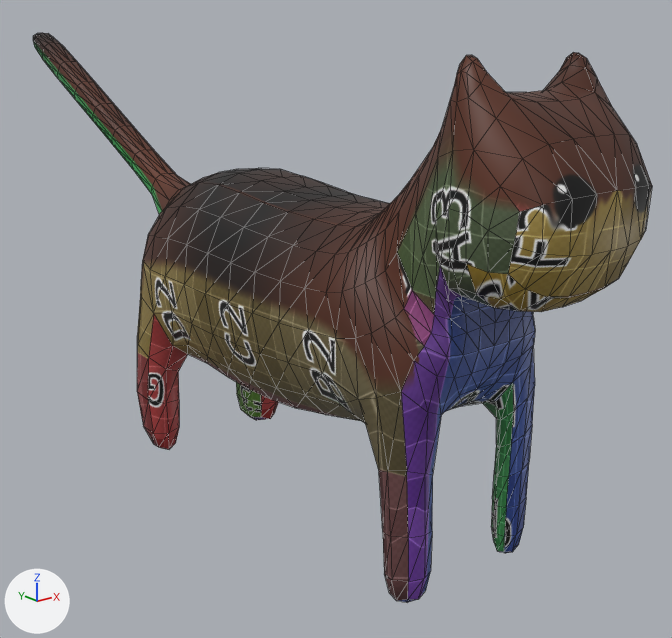
The glTF model assets/cat.glb: old version first, new version second.
Rendered twice from a 50 mm lens placed at (-1.48, -1.92, 0.66), pointed at (0.22, 0.2, -0.19). The axes (+X, +Y, +Z) are drawn at lower left. The lights are the same throughout. The first picture is the older version. Mesh edges are drawn as thin lines. Vertices at exactly the same position are counted once.
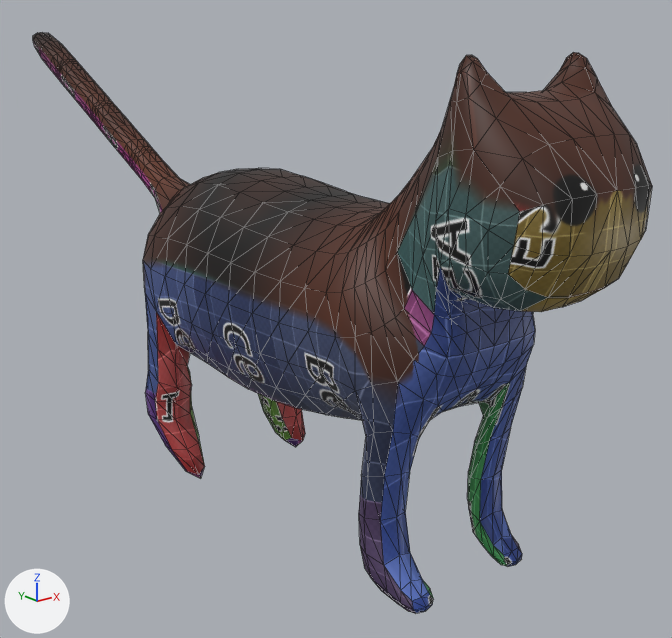
What differs and where, as boxes [x1, y1, x2, y2] in the pictures (672 x 638 px; the box of a moved part takes in the faces that stretch with it):
'Cube', reshaped: before [33, 33, 652, 602]; after [33, 32, 652, 613]
part 1 of me_cube_001, reshaped: before [33, 33, 279, 450]; after [33, 32, 305, 479]
part 2 of me_cube_001, moved or reshaped: before [322, 325, 535, 602]; after [322, 325, 533, 613]
part 3 of me_cube_001, surface changed: before [33, 34, 611, 600]; after [33, 34, 611, 554]

The edits, one by one:
me_cube_001 is used by ob_cube; location (0.0, 0.0, 0.0).
me_cube_001 had 764 vertices, 1524 faces and spanned x -0.26..0.26, y -0.91..1.8, z -0.65..0.64.
me_cube_001 now has 988 vertices, 1972 faces and spans x -0.28..0.28, y -0.91..1.8, z -0.67..0.64.
me_cube_001 part 1: 72 vertices moved from x -0.26..0.26, y 0.46..0.7, z -0.63..-0.13 to x -0.28..0.28, y 0.42..0.68, z -0.49..-0.11; 41 vertices removed from x -0.23..0.23, y 0.55..1.69, z -0.65..0.6; 217 vertices added at x -0.26..0.26, y 0.35..1.7, z -0.67..0.61.
me_cube_001 part 2: 86 vertices moved from x -0.24..0.25, y -0.6..-0.45, z -0.63..-0.06 to x -0.25..0.25, y -0.58..-0.43, z -0.62..-0.06; 12 vertices removed from x -0.21..0.2, y -0.59..-0.53, z -0.63..-0.46; 60 vertices added at x -0.22..0.2, y -0.6..-0.44, z -0.64..-0.51.
me_cube_001 part 3: 644 kept faces spanning x -0.28..0.28, y -0.91..1.8, z -0.52..0.64 get new texture (UV) coordinates.
